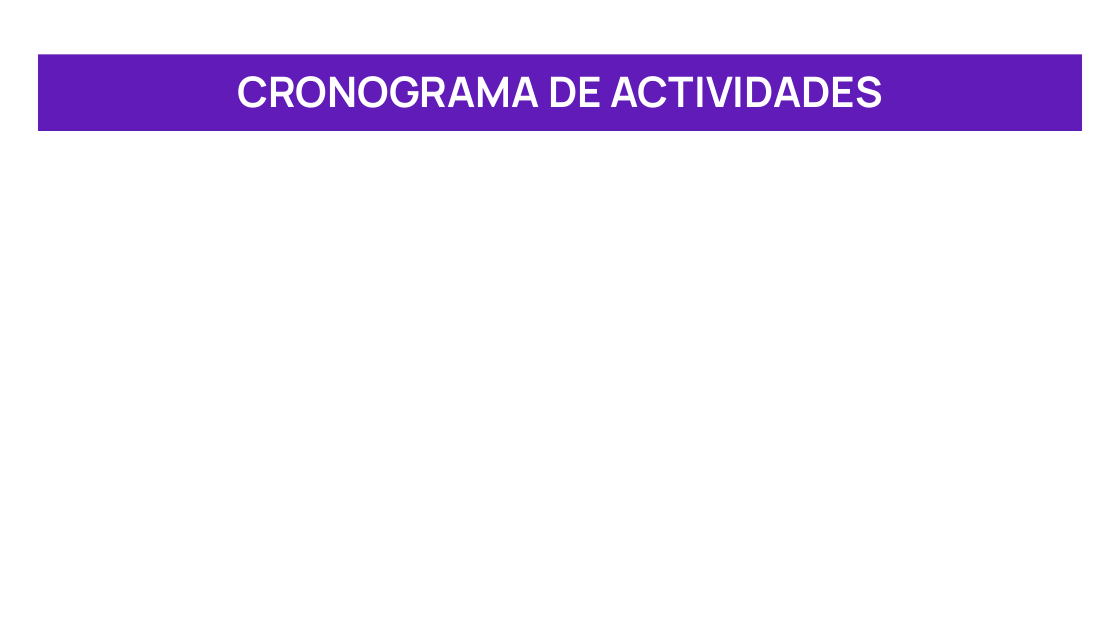
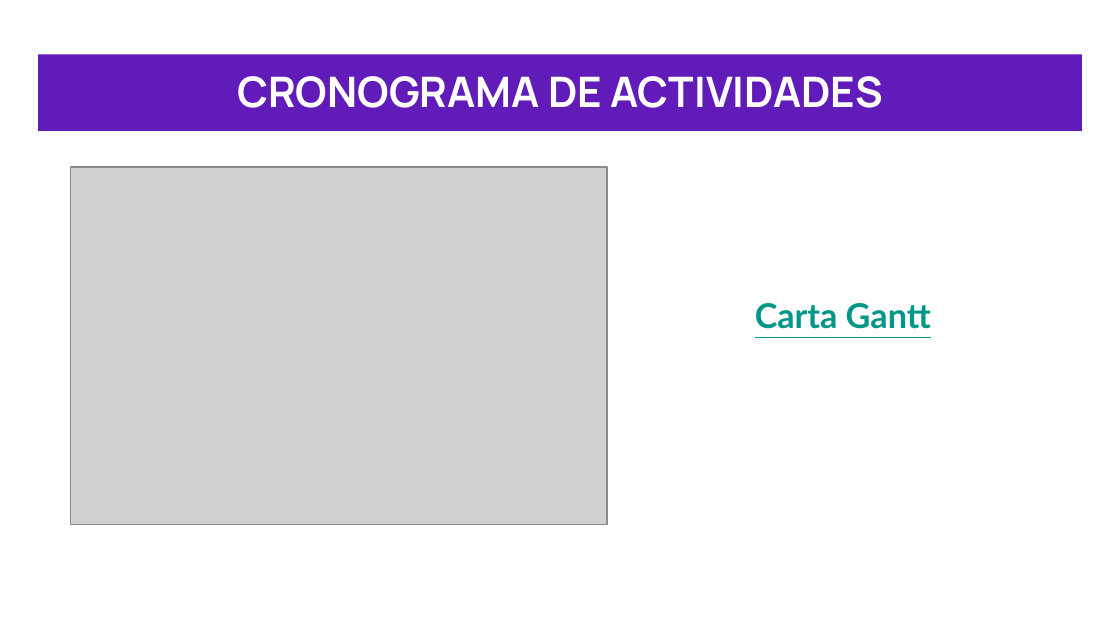
Before and after one commit to Exeeq/GRUPO1_CAPSTONE_007D, a slide deck: slide 11 of FASE 2/PRESENTACIÓN CAPSTONE F2 “Proyecto FixSpot”.pptx. Drawn at 1120x630 pixels with LibreOffice and Linux fonts; fonts in the diff are those of the drawing; grey boxes stand for pictures. Boxes give left, top, right and bottom in pixels: in the first picture for what was removed or moved away, otherwise in the second. Text is boxed around its words. In the diff, an @@ line names an element or a change of style, - is before the commit and + after.

```diff
--- a/FASE 2/PRESENTACIÓN CAPSTONE F2 “Proyecto FixSpot”.pptx
+++ b/FASE 2/PRESENTACIÓN CAPSTONE F2 “Proyecto FixSpot”.pptx
@@ picture added at (71,167,607,525) @@
@@ text added at (755,303,931,329), 22 pt, text #009688, bold, underline @@
+Carta Gantt
```
Also in this commit, not shown: 2 other slides changed, 4 slides added, 5 slides removed, 24 other files.
